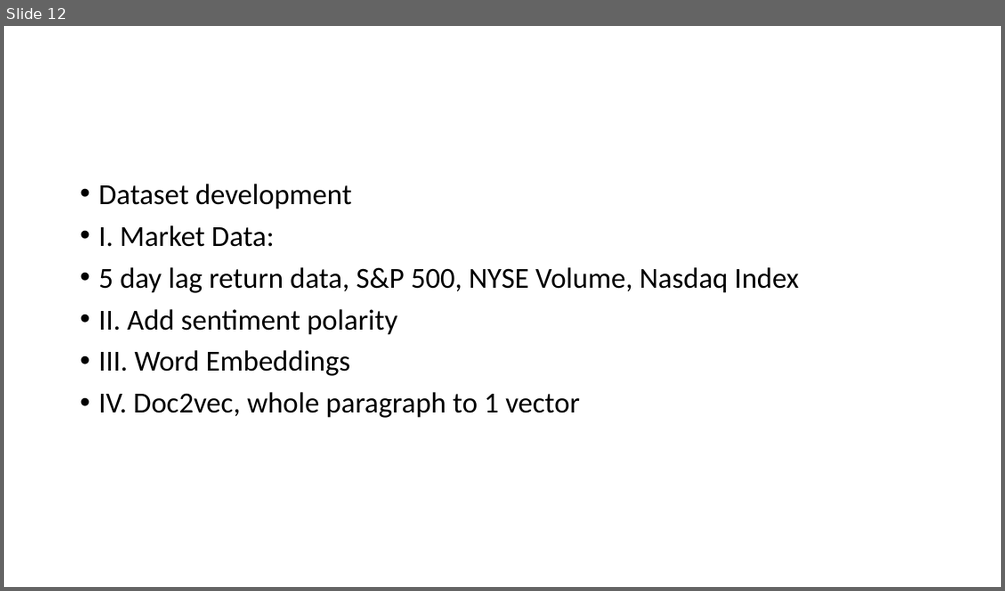
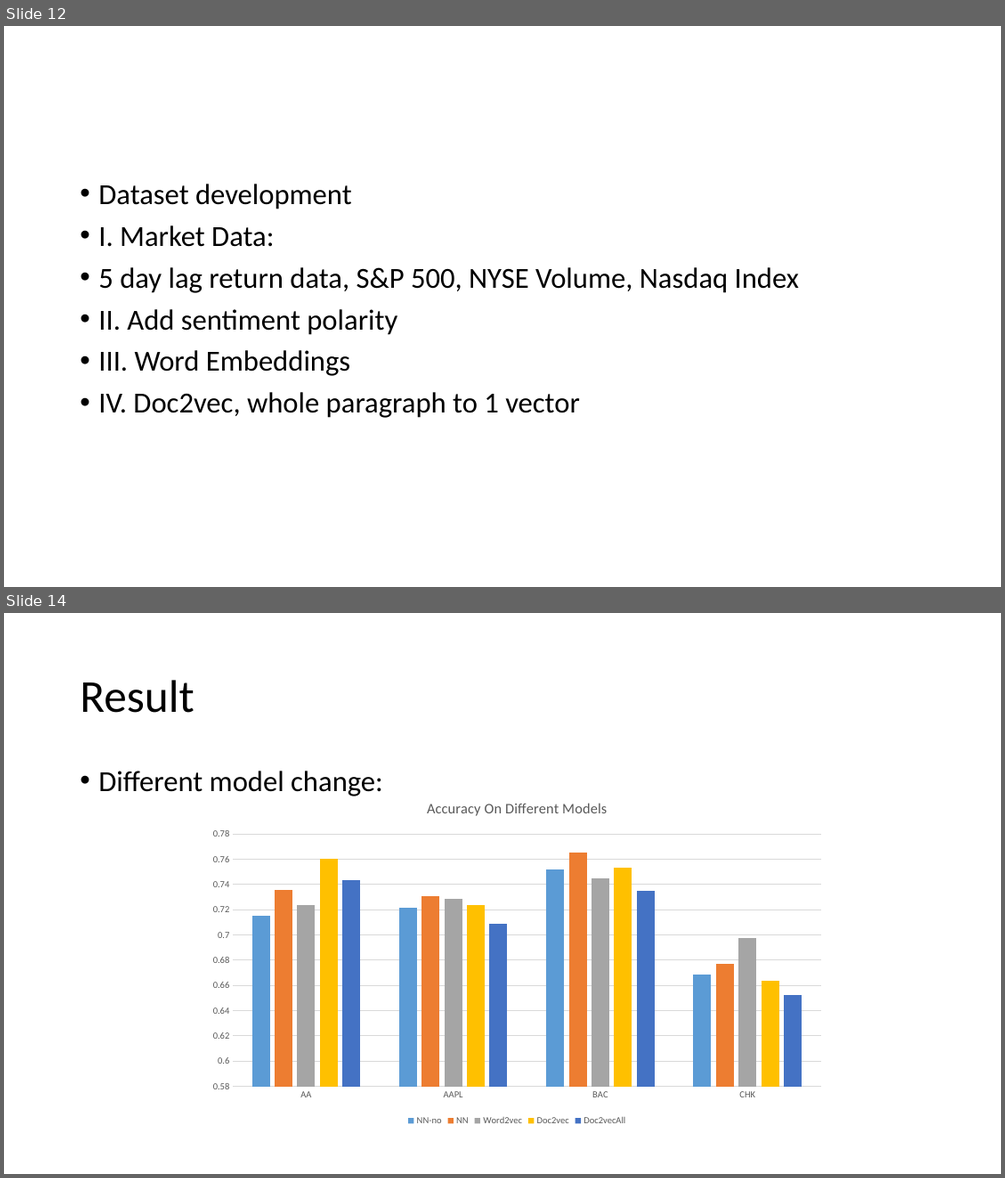
Before and after one commit to edenbaus/Event-Driven-FinModel, a slide deck: Presentation1.pptx. Shown one above the other, each under a label of ours: slide 12 before the commit, slides 12 and 14 after it; the slides between them are not shown. The pictures are 1005x591 and 1005x1178 pixels, drawn with LibreOffice and Linux fonts; fonts in the diff are those of the drawing. Boxes give left, top, right and bottom in pixels: in the first picture for what was removed or moved away, otherwise in the second. Text is boxed around its words. In the diff, an @@ line names an element or a change of style, - is before the commit and + after.

```diff
--- a/Presentation1.pptx
+++ b/Presentation1.pptx
@@ slide 14 added at bbox=[4, 613, 1001, 1174], background #FFFFFF @@
@@ title added at bbox=[80, 680, 194, 713], 44 pt, text #000000 @@
+Result
@@ text added at bbox=[98, 771, 383, 796], 28 pt, text #000000 @@
+• Different model change:
@@ column chart added at bbox=[201, 786, 834, 1130] @@
+title "Accuracy On Different Models "
+categories: AA, AAPL, BAC, CHK
+NN-no: 0.71, 0.72, 0.75, 0.67
+NN: 0.74, 0.73, 0.77, 0.68
+Word2vec: 0.72, 0.73, 0.74, 0.7
+Doc2vec: 0.76, 0.72, 0.75, 0.66
+Doc2vecAll: 0.74, 0.71, 0.73, 0.65
```
Also in this commit, not shown: 2 slides changed, 7 other slides added, 19 other files.
